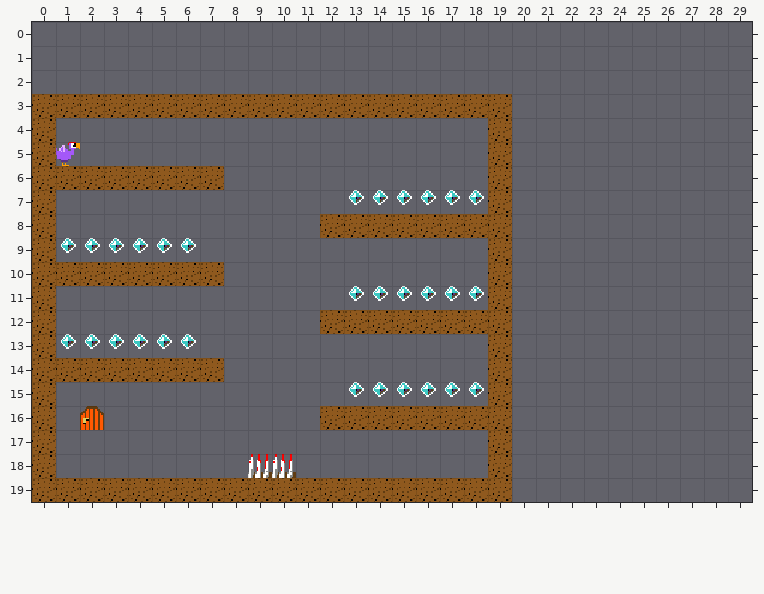
An edit to a level. Tiled map (JSON), src/levels/level-04.tmj. Above: the version before the commit.
Cells are 16x16 px. Shown: x 0..29, y 0..19. The old version is drawn lined up with the new one.
After:
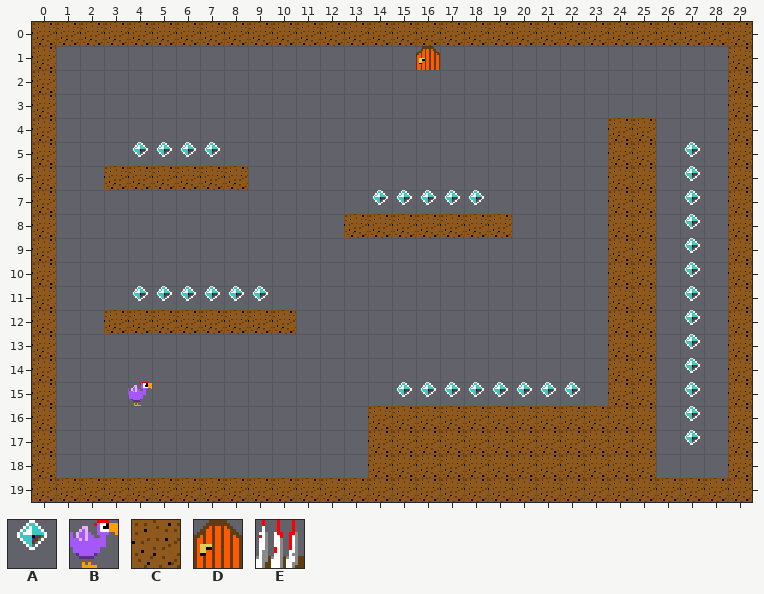
Key: from "LittleJS Platformer": A 0, B 2, C 5, D 6, E 7.
_ is an empty cell.
The exact change:
map size 20x17 -> 30x20 cells (old content now starts at 0,3; both pictures use the new coordinates)
Layer "Foreground":
y 0: x 0..29 ______________________________ -> CCCCCCCCCCCCCCCCCCCCCCCCCCCCCC
y 1: x 0 _ -> C; x 16 _ -> D; x 29 _ -> C
y 2: x 0 _ -> C; x 29 _ -> C
y 3: x 1..19 CCCCCCCCCCCCCCCCCCC -> ___________________; x 29 _ -> C
y 4: x 19 C -> _; x 24..25 __ -> CC; x 29 _ -> C
y 5: x 1 B -> _; x 4..7 ____ -> AAAA; x 19 C -> _; x 24..25 __ -> CC; x 27 _ -> A; x 29 _ -> C
y 6: x 1..2 CC -> __; x 8 _ -> C; x 19 C -> _; x 24..25 __ -> CC; x 27 _ -> A; x 29 _ -> C
y 7: x 13 A -> _; x 19 C -> _; x 24..25 __ -> CC; x 27 _ -> A; x 29 _ -> C
y 8: x 12 C -> _; x 24..25 __ -> CC; x 27 _ -> A; x 29 _ -> C
y 9: x 1..6 AAAAAA -> ______; x 19 C -> _; x 24..25 __ -> CC; x 27 _ -> A; x 29 _ -> C
y 10: x 1..7 CCCCCCC -> _______; x 19 C -> _; x 24..25 __ -> CC; x 27 _ -> A; x 29 _ -> C
y 11: x 4..9 ______ -> AAAAAA; x 13..19 AAAAAAC -> _______; x 24..25 __ -> CC; x 27 _ -> A; x 29 _ -> C
y 12: x 3..10 ________ -> CCCCCCCC; x 12..19 CCCCCCCC -> ________; x 24..25 __ -> CC; x 27 _ -> A; x 29 _ -> C
y 13: x 1..6 AAAAAA -> ______; x 19 C -> _; x 24..25 __ -> CC; x 27 _ -> A; x 29 _ -> C
y 14: x 1..7 CCCCCCC -> _______; x 19 C -> _; x 24..25 __ -> CC; x 27 _ -> A; x 29 _ -> C
y 15: x 4 _ -> B; x 13..14 AA -> __; x 19..22 C___ -> AAAA; x 24..25 __ -> CC; x 27 _ -> A; x 29 _ -> C
y 16: x 2 D -> _; x 12..13 CC -> __; x 20..25 ______ -> CCCCCC; x 27 _ -> A; x 29 _ -> C
y 17: x 14..18 _____ -> CCCCC; x 20..25 ______ -> CCCCCC; x 27 _ -> A; x 29 _ -> C
y 18: x 9..10 EE -> __; x 14..18 _____ -> CCCCC; x 20..25 ______ -> CCCCCC; x 29 _ -> C
y 19: x 20..29 __________ -> CCCCCCCCCC
Boxes around the changes in both pictures, in picture pixels (x1, y1, x2, y2):
changed: (32, 22, 752, 502)
